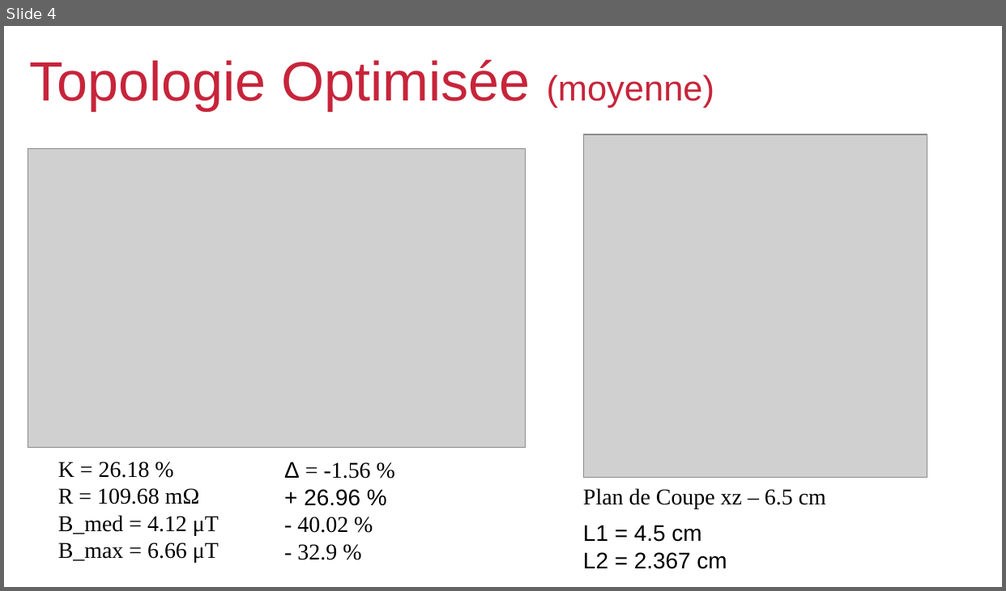
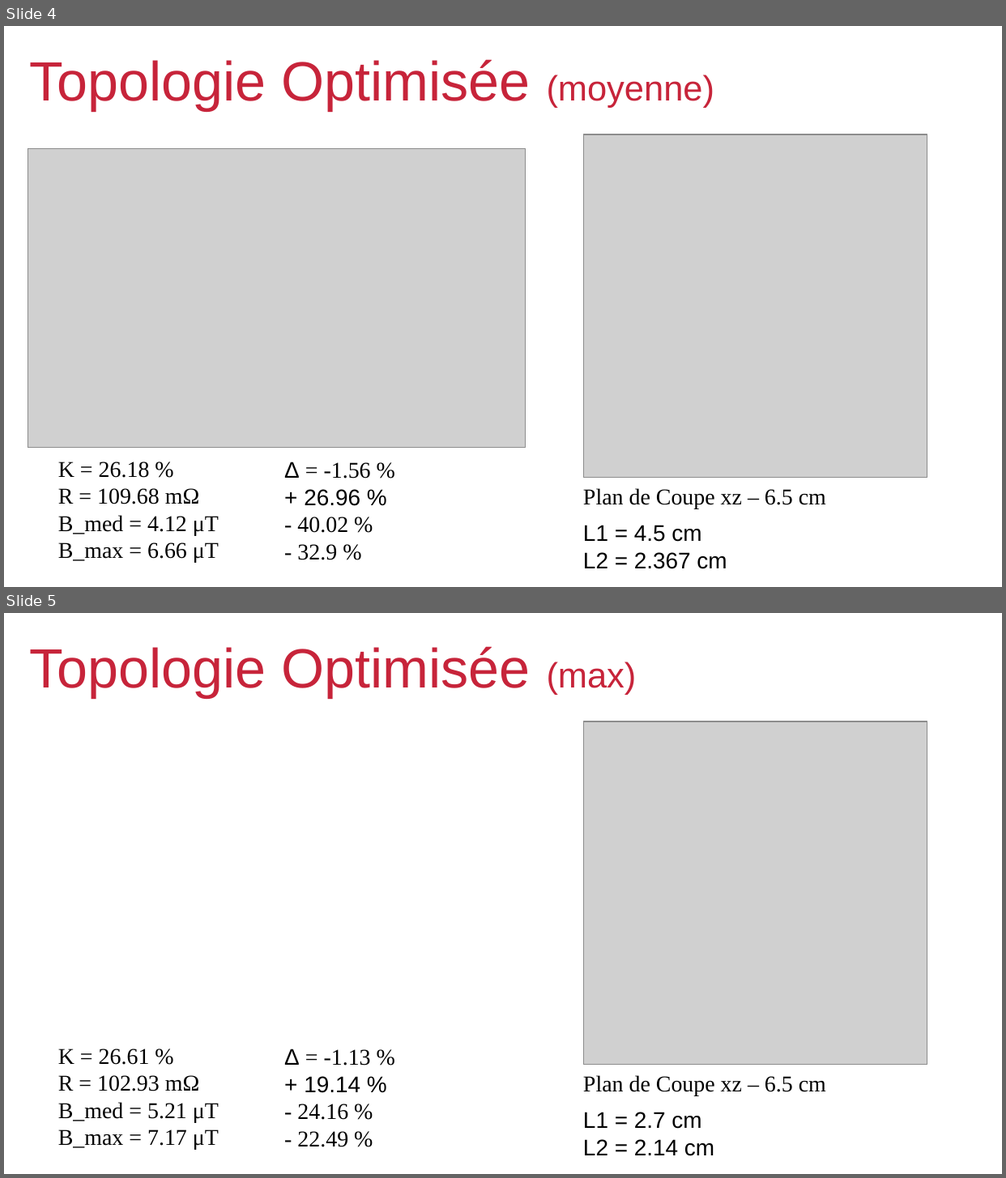
Before and after one commit to viniciustmoraes/COMSOL_simulations, a slide deck: Results/presentationResults.odp. Shown one above the other, each under a label of ours: slide 4 before the commit, slides 4 and 5 after it. The pictures are 1006x591 and 1006x1178 pixels, drawn with LibreOffice and Linux fonts; fonts in the diff are those of the drawing; grey boxes stand for pictures; background and template pictures are left out. Boxes give left, top, right and bottom in pixels: in the first picture for what was removed or moved away, otherwise in the second. Text is boxed around its words. In the diff, an @@ line names an element or a change of style, - is before the commit and + after.

Commit message:
Adição de resultados no ppt

```diff
--- a/Results/presentationResults.odp
+++ b/Results/presentationResults.odp
@@ slide 5 added at [4,613,1002,1174], background #FFFFFF; not listed: 3 template elements that a slide beside it also shows @@
@@ rectangle added at [4,613,1002,685], fill #FFFFFF, outline #FFFFFF 0 pt @@
@@ title added at [29,646,637,698], 44 pt, text #C7243A @@
+Topologie Optimisée (max)
@@ picture added at [583,722,927,1065] @@
@@ text added at [58,1049,219,1150], 18 pt, text #000000 @@
+K = 26.61 %
+R = 102.93 mΩ
+B_med = 5.21 μT
+B_max = 7.17 μT
@@ text added at [284,1049,371,1148], 18 pt, text #000000 @@
+Δ = -1.13 %
++ 19.14 %
+- 24.16 %
+- 22.49 %
@@ text added at [583,1076,826,1096], 18 pt, text #000000 @@
+Plan de Coupe xz – 6.5 cm
@@ rectangle added at [4,1102,1002,1174], fill #FFFFFF, outline #FFFFFF 0 pt @@
@@ text added at [583,1112,714,1157], 18 pt, text #000000 @@
+L1 = 2.7 cm
+L2 = 2.14 cm
```
Also in this commit, not shown: 1 other file.
